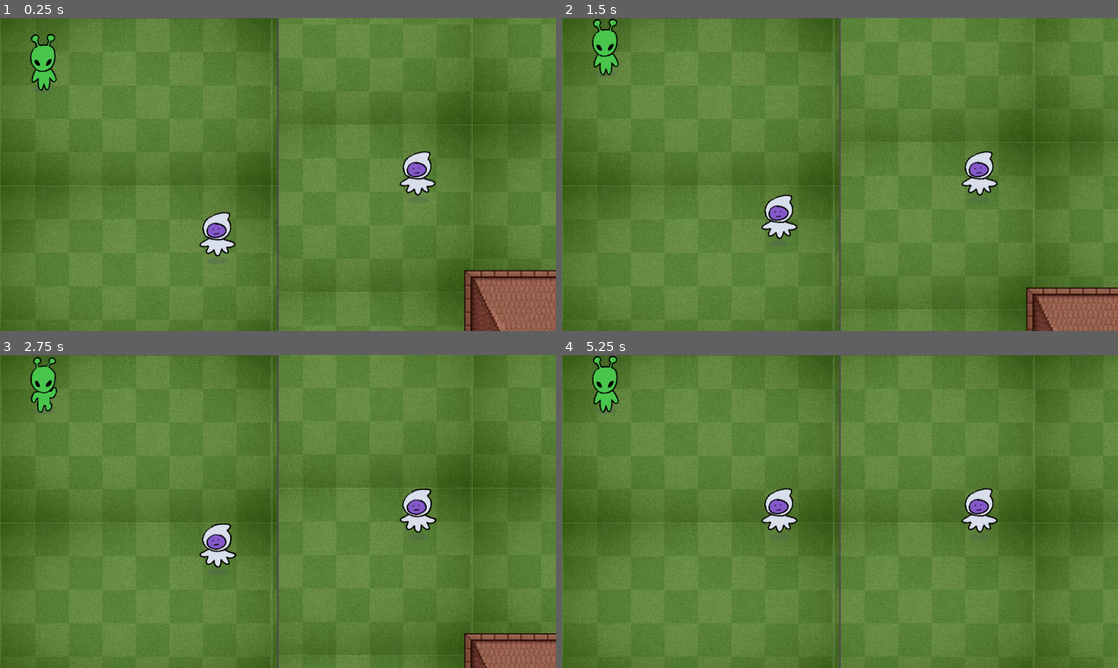
Above: before the commit, frames 1-4 (two rows, left to right).
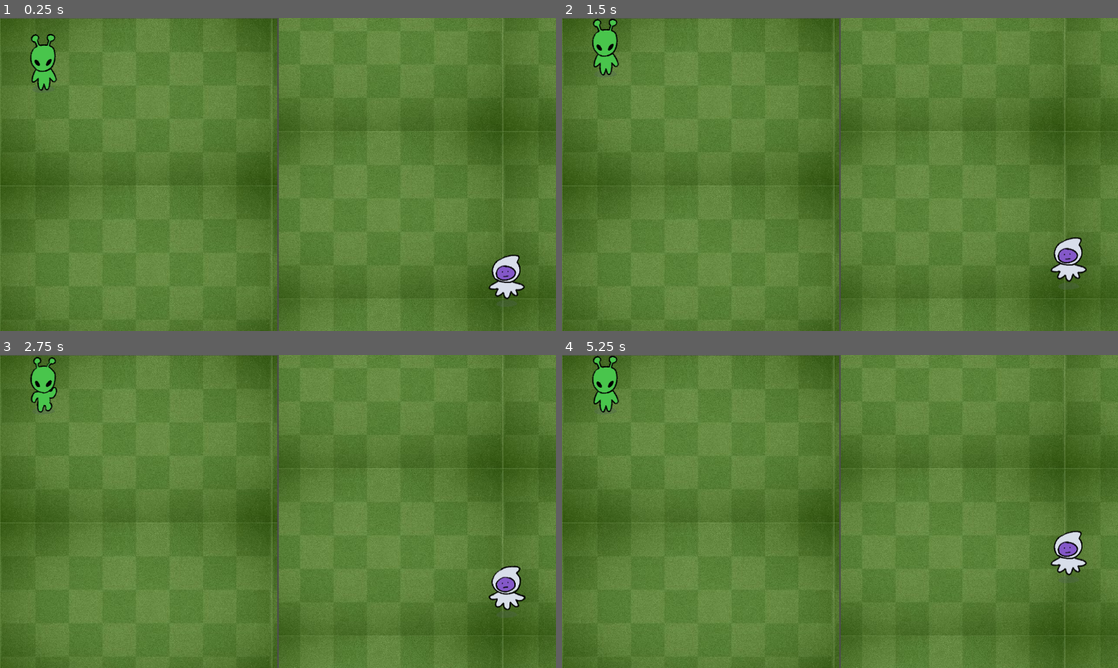
Above: after the commit, the same moments.

Repository: liannie3/wwhataburger
Game: Godot game, scene res://main_game/SpitScreen.tscn
The game is run twice, just before and just after one commit, with the same random seed, the same clock (stepped at 60 frames per second) and the same inputs. This scene is started directly instead of the project's main scene.
Inputs:
- Up to frame 1 (0.25 s): no input
- Up to frame 2 (1.5 s): hold W (p1_up) 0.53-1.28 s; tap I (p2_up) at 0.6, 1.35 s
- Up to frame 3 (2.75 s): hold W (p1_up) from 2.03 s (still down); tap I (p2_up) at 2.1 s
- Up to frame 4 (5.25 s): tap I (p2_up) every 0.75 s from 2.85 to 5.1 s; release W (p1_up) at 3.53 s

The runs differ from the first frame. In frame 1, 9.2% of the frame differs, in the area x 35-100%, y 0-100%; in frame 2, 8.8%; in frame 3, 8.5%; in frame 4, 11%.

Commit message:
Change initial p2 position

Diff:
--- a/main_game/MainGame.tscn
+++ b/main_game/MainGame.tscn
@@ -14,5 +14,5 @@
 position = Vector2(100, 100)
 
 [node name="Player2" parent="." unique_id=77006209 instance=ExtResource("3_p3wb7")]
-position = Vector2(500, 500)
+position = Vector2(1886, 1878)
 player_id = 2
